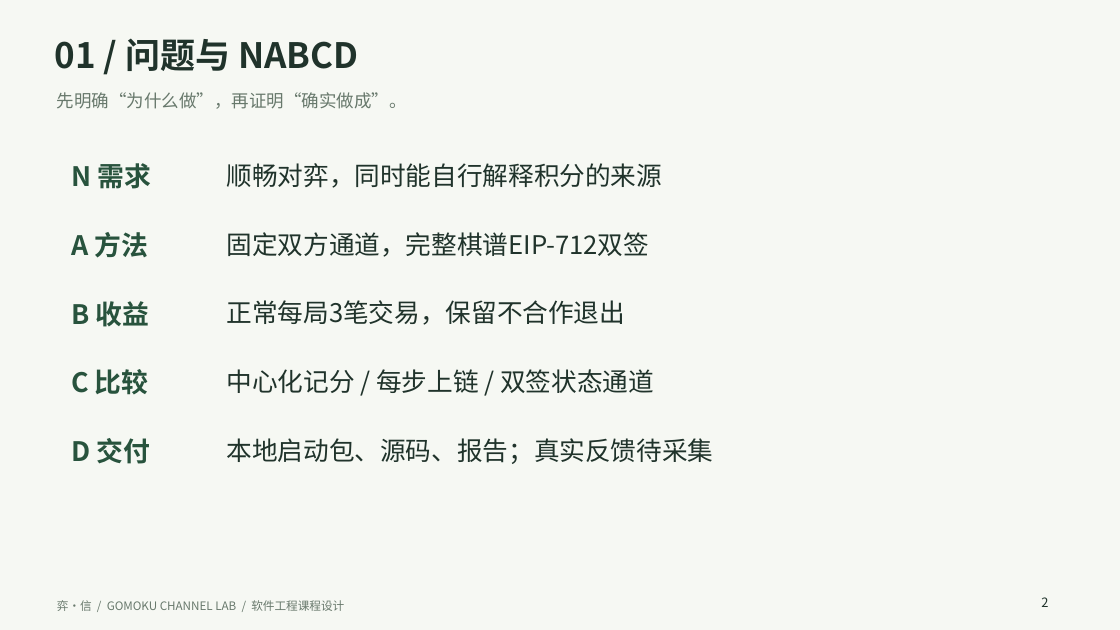
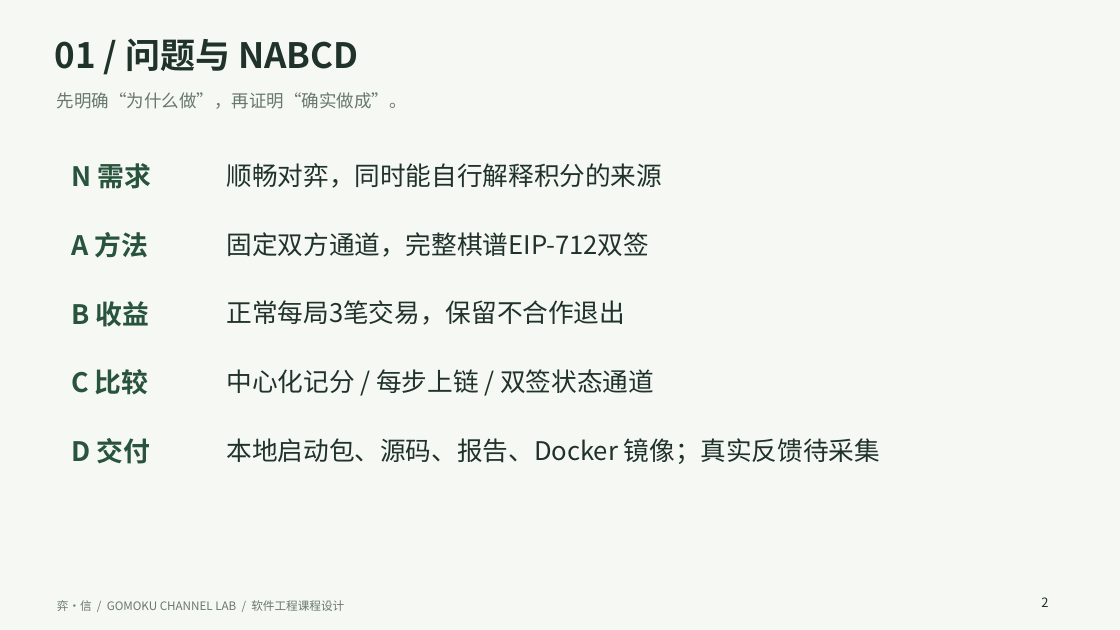
Before and after one commit to haisiiontam/YiXin, a slide deck: slide 2 of reports/弈信-8分钟课程答辩.pptx. Drawn at 1120x630 pixels with LibreOffice and Linux fonts; fonts in the diff are those of the drawing. Boxes give left, top, right and bottom in pixels: in the first picture for what was removed or moved away, otherwise in the second. Text is boxed around its words. In the diff, an @@ line names an element or a change of style, - is before the commit and + after.

```diff
--- a/reports/弈信-8分钟课程答辩.pptx
+++ b/reports/弈信-8分钟课程答辩.pptx
@@ text at (x1=227, y1=438, x2=880, y2=464): text changed @@
-本地启动包、源码、报告；真实反馈待采集
+本地启动包、源码、报告、Docker 镜像；真实反馈待采集
```
Also in this commit, not shown: 7 other slides changed, 2 slides added, 3 other files.
